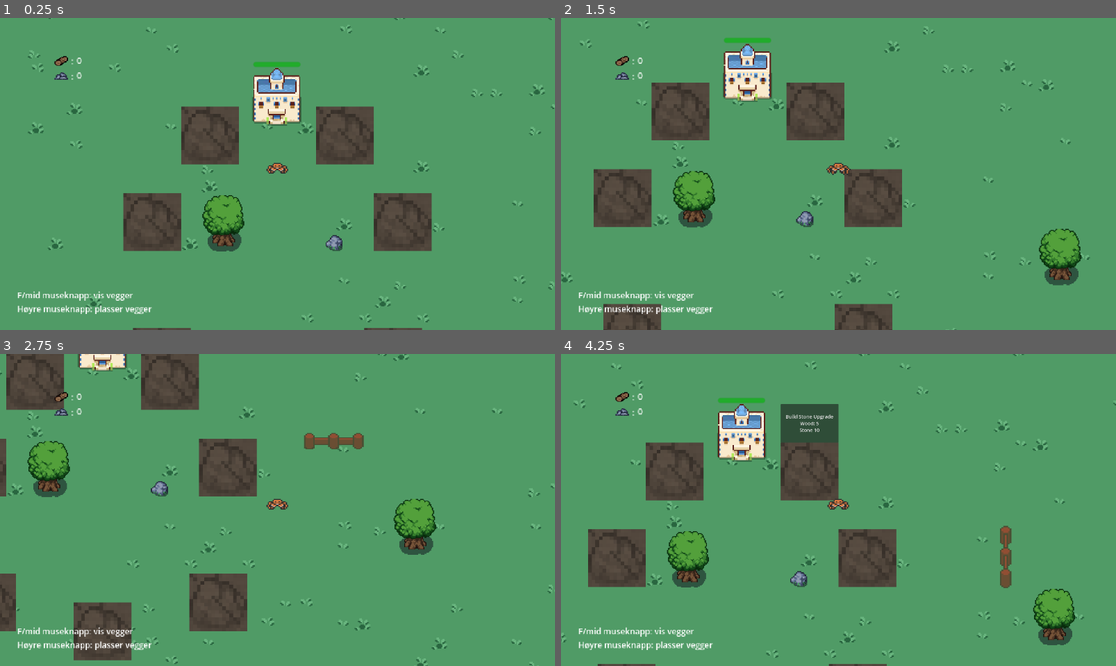
Above: before the commit, frames 1-4 (two rows, left to right).
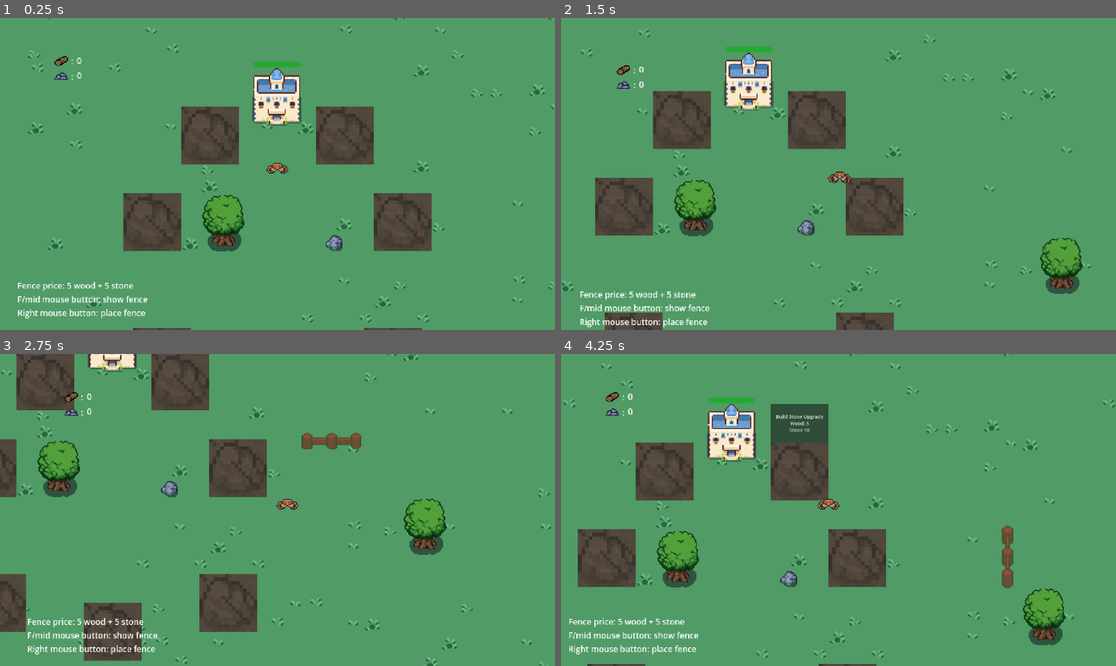
Above: after the commit, the same moments.

Repository: Bodin-IM/godot-game-gruppe-2
Game: Godot game, scene res://scenes/world.tscn
Same seed, same stepped clock (60 frames per second), same inputs: the game is played once before the commit and once after it.
Inputs (mouse positions are in pixels of both pictures, inside the frame that each line leads up to):
- Up to frame 1 (0.25 s): no input
- Up to frame 2 (1.5 s): tap Enter at 0.5 s; move the mouse to (960, 158) at 0.52 s; hold Right (right) 0.53-1.28 s; tap Space (attack) at 0.6 s; move the mouse to (727, 189) at 1.27 s; hold Down (down) from 1.28 s (still down); right-click (727, 189) at 1.35 s
- Up to frame 3 (2.75 s): move the mouse to (333, 441) at 2.02 s; release Down (down) at 2.03 s; hold Right (right) from 2.03 s (still down); tap Middle mouse button (fence switch) at 2.1 s
- Up to frame 4 (4.25 s): move the mouse to (810, 572) at 2.77 s; release Right (right) at 2.78 s; hold Up (up) 2.78-3.53 s; tap Space (attack) at 2.85 s; move the mouse to (1005, 556) at 3.52 s; hold Left (left) from 3.53 s (still down); right-click (1005, 556) at 3.6 s

The runs differ from the first frame. In frame 1, 1.2% of the frame differs, in the area x 3-28%, y 84-97%; in frame 2, 11%; in frame 3, 11%; in frame 4, 11%, in the area x 0-100%, y 0-100%.

Commit message:
endret vegg pris
vegger koster nå 5 tre og stein FOR ALLTID

Diff:
--- a/buildings/scripts/Global_buildings.gd
+++ b/buildings/scripts/Global_buildings.gd
@@ -46,5 +46,7 @@
 		new_plot.hp = max_hp
 		new_plot.what_build = what_build
 		get_parent().get_parent().add_child(new_plot)
+	else:
+		pass
 	get_parent().queue_free()
 	print("Crumbled")
--- a/scenes/player.tscn
+++ b/scenes/player.tscn
@@ -263,6 +263,7 @@
 
 [node name="Camera2D" type="Camera2D" parent="."]
 zoom = Vector2(2.5, 2.5)
+position_smoothing_enabled = true
 position_smoothing_speed = 10.0
 
 [node name="Control" type="Control" parent="Camera2D"]
@@ -320,13 +321,14 @@
 [node name="Vegg" type="Label" parent="Camera2D/Control"]
 layout_mode = 0
 offset_left = -271.0
-offset_top = 99.0
+offset_top = 91.0
 offset_right = -74.0
-offset_bottom = 141.0
+offset_bottom = 151.0
 scale = Vector2(0.569, 0.569)
 theme_override_font_sizes/font_size = 12
-text = "F/mid museknapp: vis vegger
-Høyre museknapp: plasser vegger"
+text = "Fence price: 5 wood + 5 stone
+F/mid mouse button: show fence
+Right mouse button: place fence"
 
 [connection signal="animation_finished" from="AnimatedSprite2D" to="." method="_on_animated_sprite_2d_animation_finished"]
 [connection signal="area_entered" from="AttackArea" to="." method="_on_attack_area_area_entered"]
--- a/script/build_plot.gd
+++ b/script/build_plot.gd
@@ -2,7 +2,7 @@
 
 @onready var button = $Control/Button
 
-@export var label: String
+@export var label = "Bygg"
 @export var wood_price: int
 @export var stone_price: int
 @export var hp: int
--- a/script/global_world.gd
+++ b/script/global_world.gd
@@ -1,7 +1,7 @@
 extends Node
 
 var level = 0
-var wall_price = 2
+#var wall_price = 2
 
 signal remove_plot()
 
@@ -18,7 +18,7 @@
 
 func level_complete():
 	level += 1
-	wall_price += 1
+#	wall_price += 1
 	print("hurra, du vant")
 
 func build_built():
--- a/script/world.gd
+++ b/script/world.gd
@@ -2,7 +2,7 @@
 
 var level = 0
 var build_plots = 0
-var wall_price = 2
+var wall_price = 5
 
 var new_nest = preload("res://scenes/orm_nest.tscn")
 var fence_horizontal = preload("res://defense/scenes/wall_left_right.tscn")
@@ -19,7 +19,7 @@
 # Called when the node enters the scene tree for the first time.
 func _ready():
 	level = GlobalWorld.level
-	wall_price = GlobalWorld.wall_price
+#	wall_price = GlobalWorld.wall_price
 	print(level)
 
 	build_plots = get_tree().get_nodes_in_group("build_plot").size()
